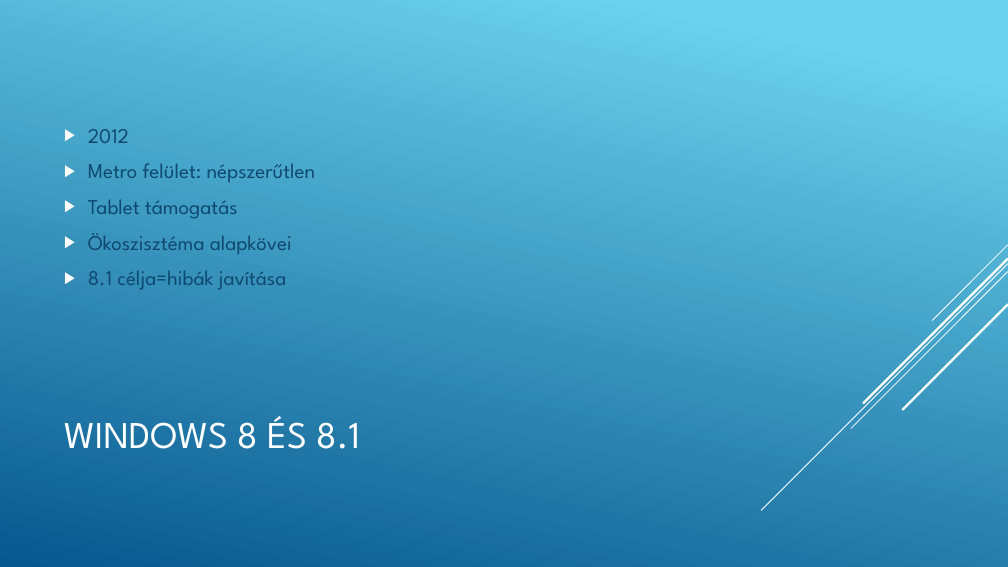
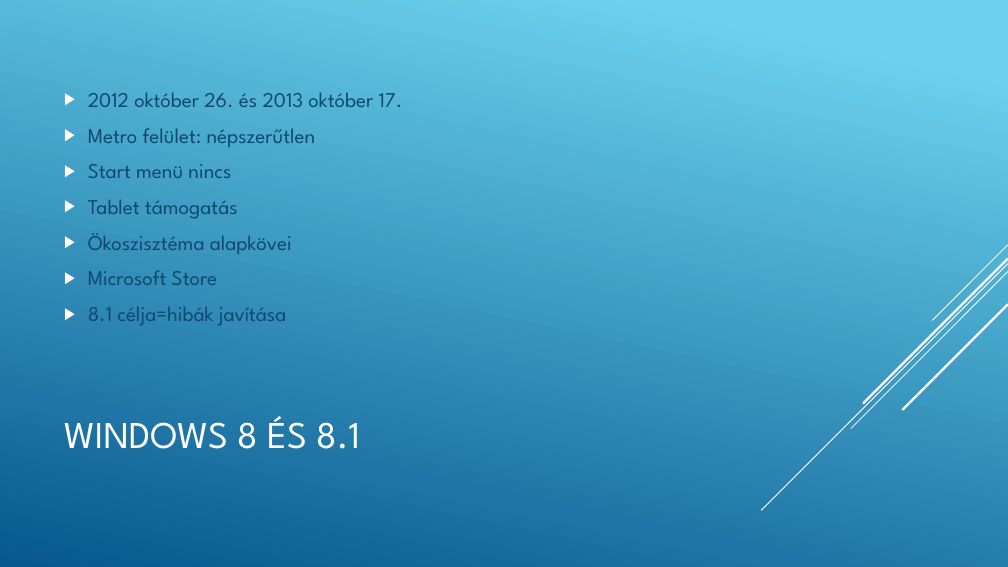
Before and after one commit to Martinanevem/ppt, a slide deck: slide 8 of A Windows történelme.pptx. Drawn at 1008x567 pixels with LibreOffice and Linux fonts; fonts in the diff are those of the drawing. Boxes give left, top, right and bottom in pixels: in the first picture for what was removed or moved away, otherwise in the second. Text is boxed around its words. In the diff, an @@ line names an element or a change of style, - is before the commit and + after.

```diff
--- a/A Windows történelme.pptx
+++ b/A Windows történelme.pptx
@@ text at [88, 92, 403, 107]: text changed @@
-▶ 2012
+▶ 2012 október 26. és 2013 október 17.
@@ text at [88, 164, 231, 178]: paragraph added @@
+▶ Start menü nincs
@@ text at [88, 270, 217, 285]: paragraph added @@
+▶ Microsoft Store
```
Also in this commit, not shown: 7 other slides changed.
